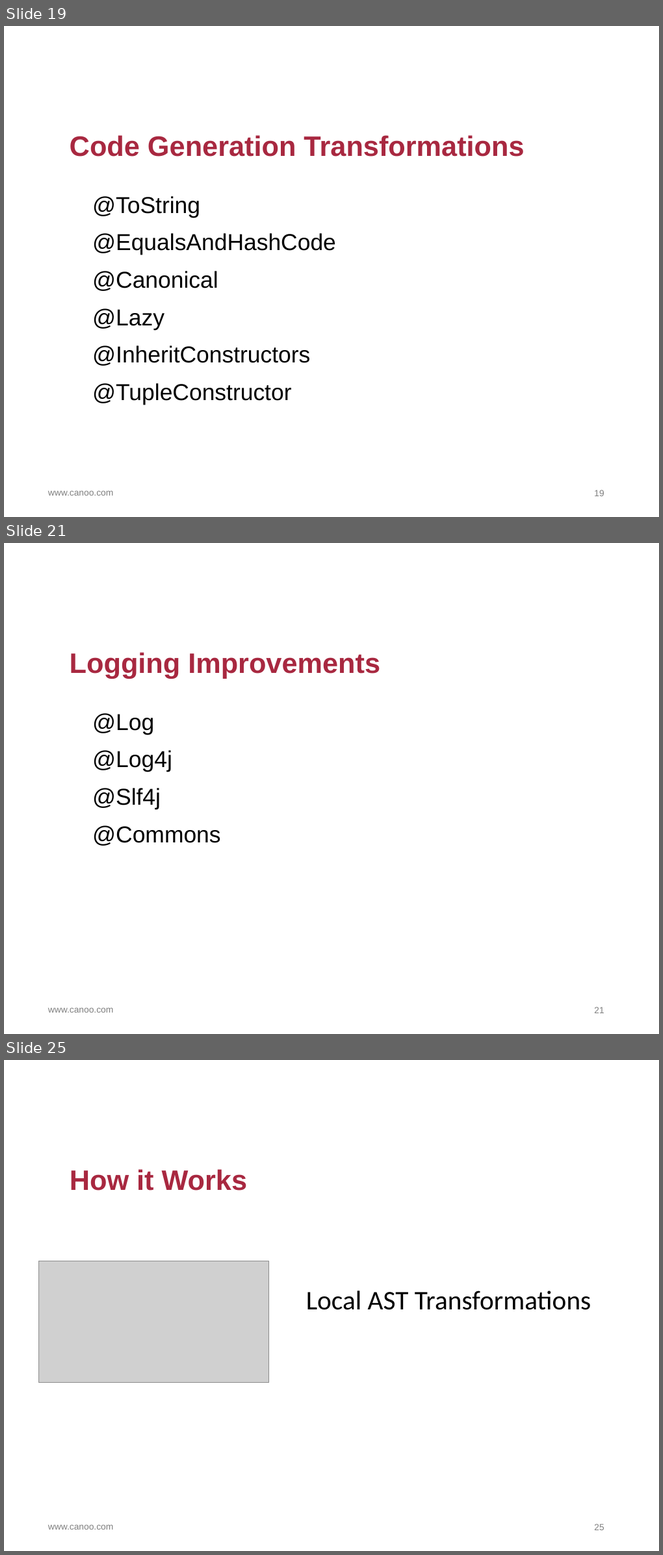
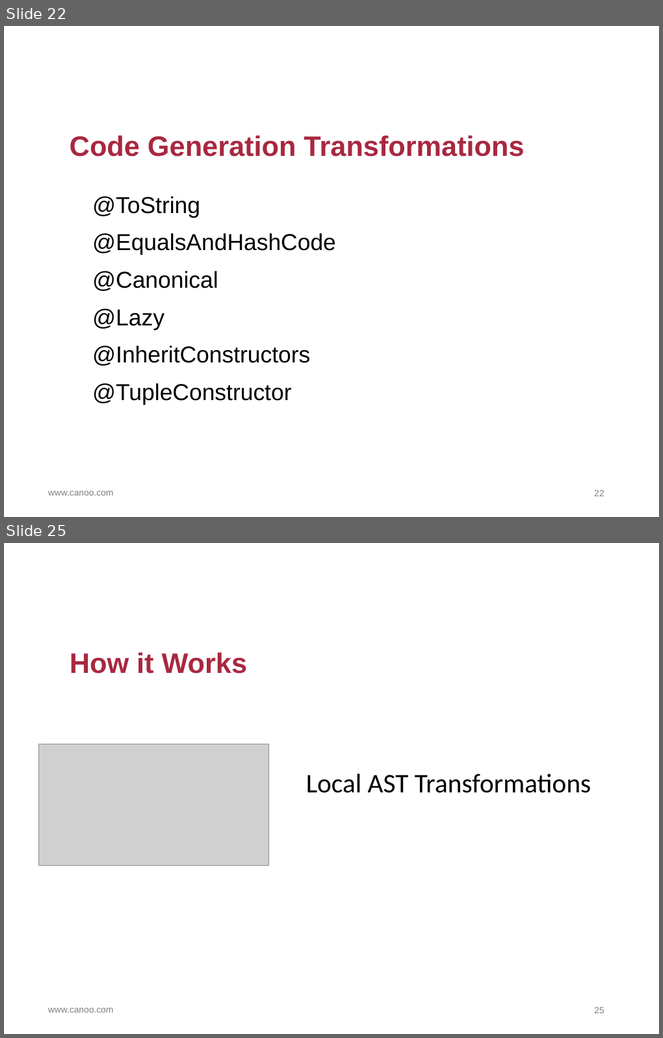
Before and after one commit to HamletDRC/presentations, a slide deck: asttransformations/AstTransformations.odp. Shown one above the other, each under a label of ours: slides 19, 21 and 25 before the commit, slides 22 and 25 after it; the slides between them are not shown. The pictures are 663x1555 and 663x1038 pixels, drawn with LibreOffice and Linux fonts; fonts in the diff are those of the drawing; grey boxes stand for pictures; background and template pictures are left out. Boxes give left, top, right and bottom in pixels: in the first picture for what was removed or moved away, otherwise in the second. Text is boxed around its words. In the diff, an @@ line names an element or a change of style, - is before the commit and + after.

```diff
--- a/asttransformations/AstTransformations.odp
+++ b/asttransformations/AstTransformations.odp
@@ slide 21 removed at <box>4,543,659,1034</box>, background #FFFFFF; not listed: 1 template element that a slide beside it also shows @@
@@ title removed at <box>70,652,380,678</box> @@
-Logging Improvements
@@ text removed at <box>92,713,220,846</box> @@
-@Log
-@Log4j
-@Slf4j
-@Commons
@@ page number removed at <box>594,1007,604,1014</box> @@
-21
@@ what was slide 19 is now slide 22 @@
@@ page number at <box>594,490,604,497</box>: text changed @@
-19
+22
```
Also in this commit, not shown: 5 slides changed, 15 slides added, 5 other slides removed, 10 other files.
